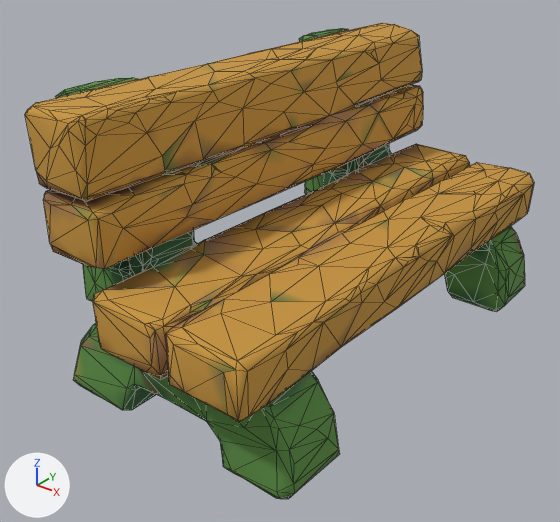
Renders of the glTF model public/models/bench.glb from each side of a commit.
Rendered twice from a 50 mm camera at (0.801, -1.13, 0.56) aimed at (-0.036, -0.084, -0.089). The lights are fixed; the arrows at lower left show +X, +Y and +Z. The older version comes first. Mesh edges are drawn as thin lines. Where no turn or scale is listed for an object, it has been applied to the vertices. Vertices at exactly the same position are counted once.

In view in the first picture: 'tripo_node_1a2de3d7-066d-4ed2-b7b1-80cbe1f10e5c'.
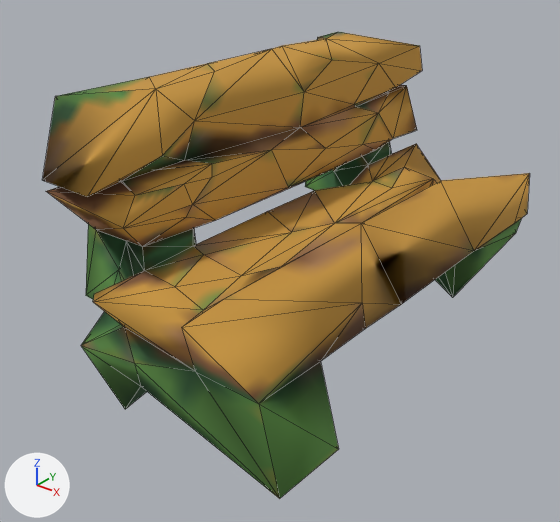
Where the newer file only moved an object's origin or applied its transform, the numbers keep the older frame.

Where the change shows, as pixel boxes (x1, y1, x2, y2) in the pictures (560 x 522 px):
'tripo_node_1a2de3d7-066d-4ed2-b7b1-80cbe1f10e5c', reshaped: before (25, 23, 534, 499); after (43, 32, 530, 499)
part 1 of me_tripo_mesh_1a2de3d7_066d_4ed2_b7b1_80cbe1f10e5c, deleted (brown): before (25, 23, 534, 499)

What changed in the scene script:
```text
Change me_tripo_mesh_1a2de3d7_066d_4ed2_b7b1_80cbe1f10e5c:
    used by ob_tripo_node_1a2de3d7_066d_4ed2_b7b1_80cbe1f10e5c; location = (0.0, 0.0, 0.0)
    remove me_tripo_mesh_1a2de3d7_066d_4ed2_b7b1_80cbe1f10e5c.from_pydata(...)  # 1369 vertices, 2754 faces; spans x -0.266..0.266, y -0.5..0.5, z -0.273..0.273
    add me_tripo_mesh_1a2de3d7_066d_4ed2_b7b1_80cbe1f10e5c.from_pydata(...)  # 226 vertices, 466 faces; spans x -0.256..0.265, y -0.498..0.499, z -0.272..0.271
    me_tripo_mesh_1a2de3d7_066d_4ed2_b7b1_80cbe1f10e5c part 1: 1143 vertices removed from x -0.266..0.266, y -0.5..0.5, z -0.273..0.273
```
